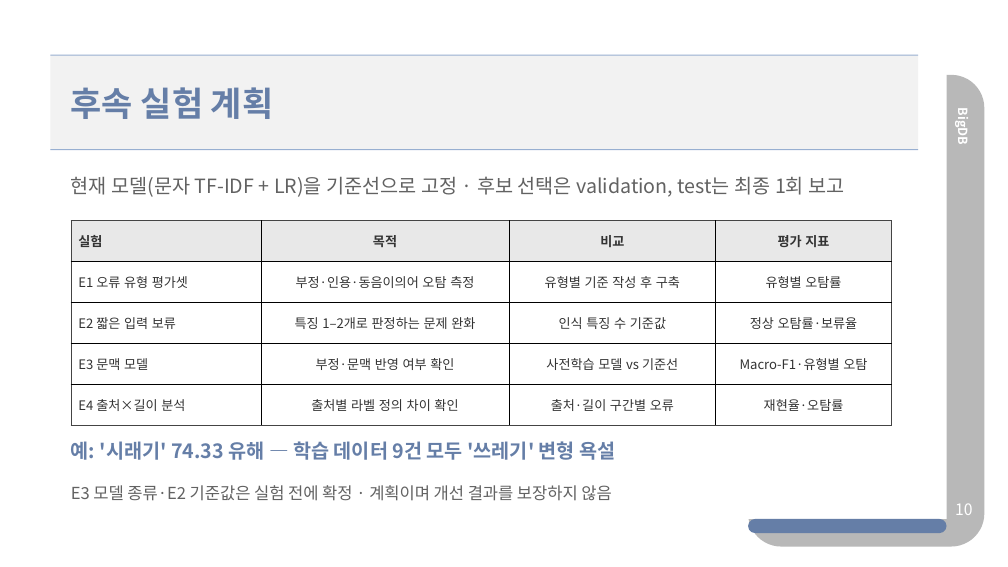
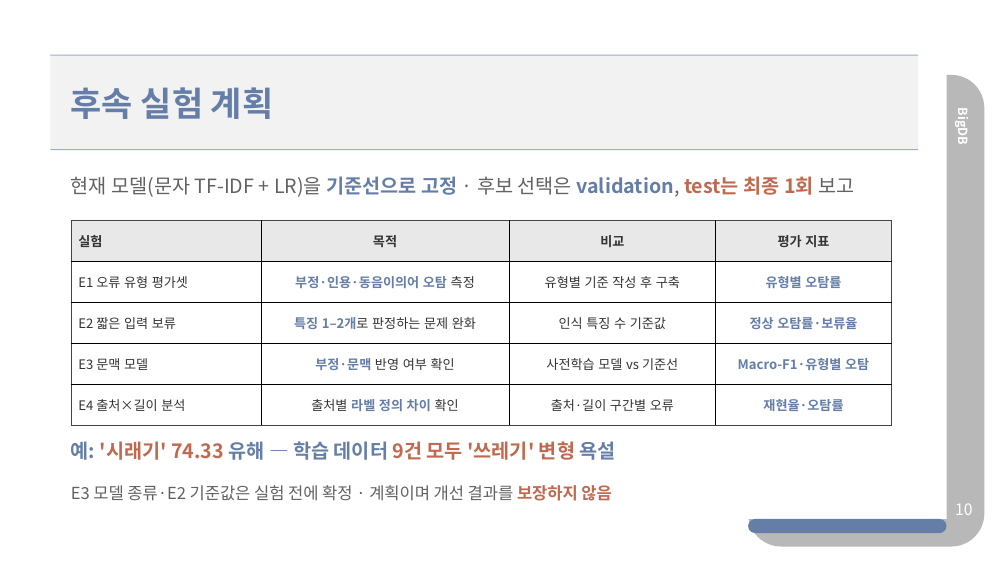
Before and after one commit to sangdelia/3-2-BigDB-Proj., a slide deck: slide 10 of ppts/BigDB 중간발표 - 혐오체인 (조규상,서재철,윤건호).pptx. Drawn at 1008x567 pixels with LibreOffice and Linux fonts; fonts in the diff are those of the drawing. Boxes give left, top, right and bottom in pixels: in the first picture for what was removed or moved away, otherwise in the second. Text is boxed around its words. In the diff, an @@ line names an element or a change of style, - is before the commit and + after.

```diff
--- a/ppts/BigDB 중간발표 - 혐오체인 (조규상,서재철,윤건호).pptx
+++ b/ppts/BigDB 중간발표 - 혐오체인 (조규상,서재철,윤건호).pptx
@@ text "현재 모델(문자 TF-IDF + LR)을 ..." at [71,176,854,197]: text colour #626262 to #657EA7 in "기준선으로 고정 validation,"; text colour #626262 to #C0694F in "test는 최종 1회"; bold on in "기준선으로 고정 validation, test는 최종 1회" @@
@@ table at [71,221,892,426] @@
@@ text colour #333333 to #657EA7, bold on in "부정·인용·동음이의어 오탐", "유형별 오탐률", "특징 1–2개로", "정상 오탐률·보류율" and 4 more places @@
@@ text "예: '시래기' 74.33 유해 — ..." at [71,441,616,460]: text colour #657EA7 to #C0694F in "'시래기' 74.33 9건 모두 '쓰레기' 변형" @@
@@ text "E3 모델 종류·E2 기준값은 실험 ..." at [71,485,611,501]: text colour #626262 to #C0694F, bold on in "보장하지 않음" @@
```
Also in this commit, not shown: 10 other slides changed, 21 other files.
